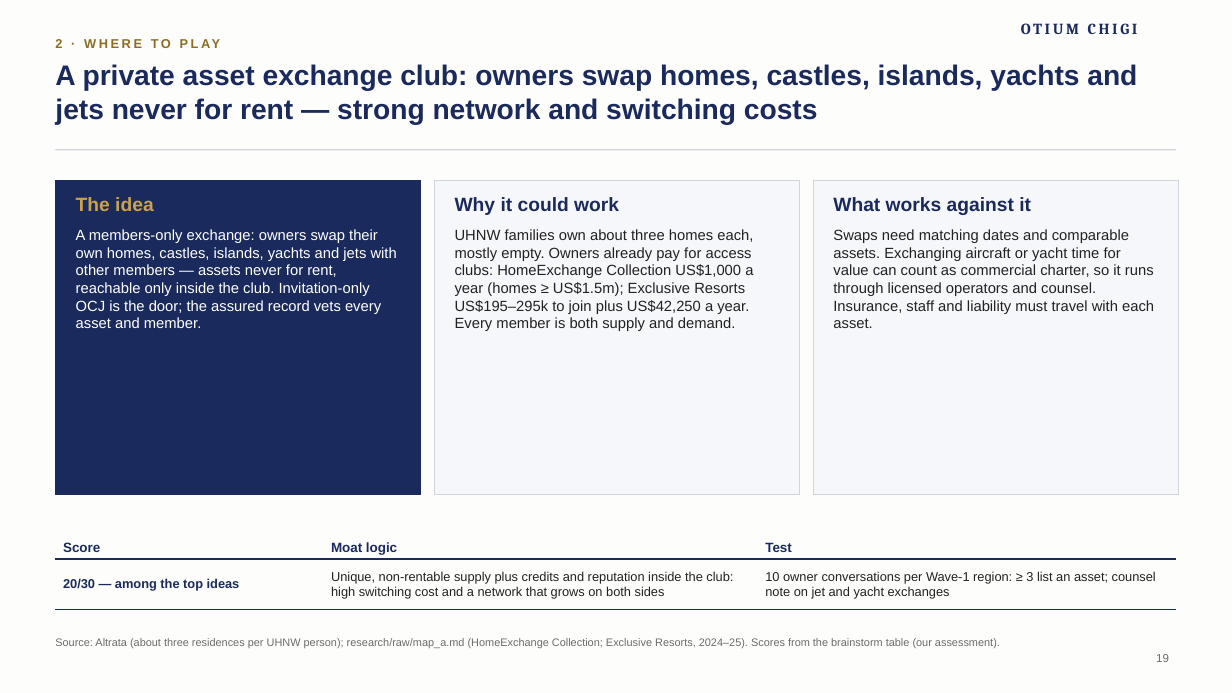
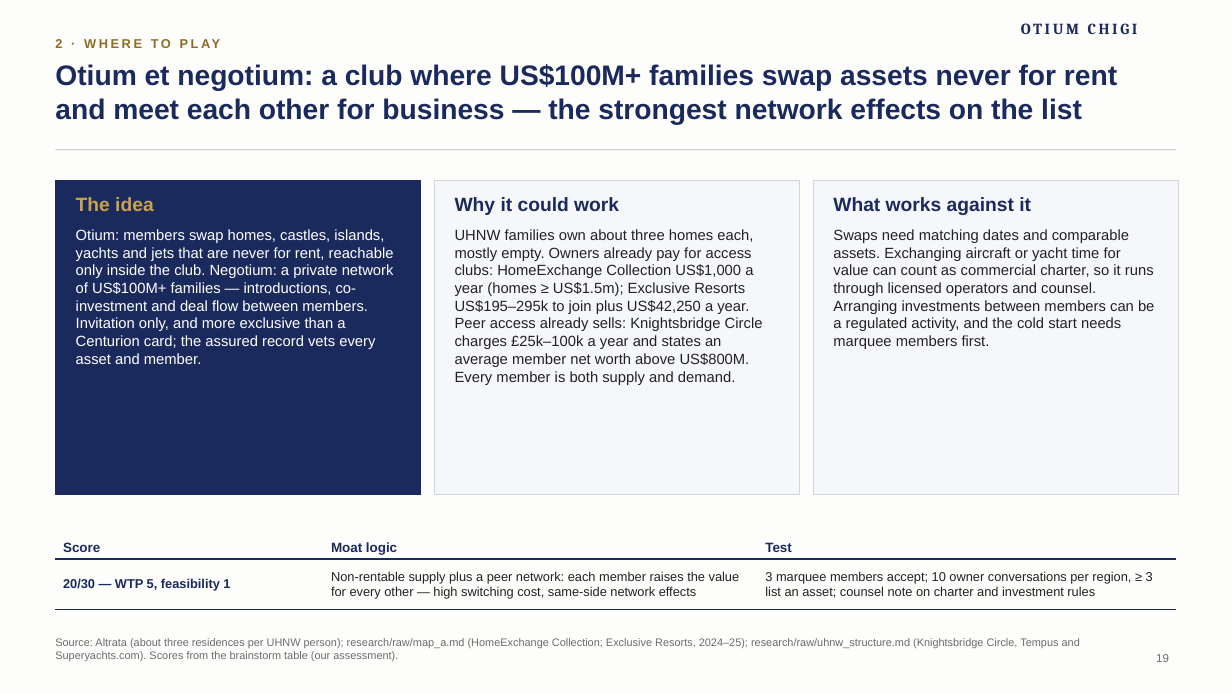
Before and after one commit to algarcalebe-web/legendary-bassoon, a slide deck: slide 19 of deck/Otium_Chigi_Journeys_Strategy_Deck.pptx. Drawn at 1232x693 pixels with LibreOffice and Linux fonts; fonts in the diff are those of the drawing; background and template pictures are left out. Boxes give left, top, right and bottom in pixels: in the first picture for what was removed or moved away, otherwise in the second. Text is boxed around its words. In the diff, an @@ line names an element or a change of style, - is before the commit and + after.

```diff
--- a/deck/Otium_Chigi_Journeys_Strategy_Deck.pptx
+++ b/deck/Otium_Chigi_Journeys_Strategy_Deck.pptx
@@ title at (55, 64, 1117, 125): text changed @@
-A private asset exchange club: owners swap homes, castles, islands, yachts and jets never for rent — strong network and switching costs
+Otium et negotium: a club where US$100M+ families swap assets never for rent and meet each other for business — the strongest network effects on the list
@@ text at (76, 229, 394, 364): text changed @@
-A members-only exchange: owners swap their own homes, castles, islands, yachts and jets with other members — assets never for rent, reachable only inside the club. Invitation-only OCJ is the door; the assured record vets every asset and member.
+Otium: members swap homes, castles, islands, yachts and jets that are never for rent, reachable only inside the club. Negotium: a private network of US$100M+ families — introductions, co-investment and deal flow between members. Invitation only, and more exclusive than a Centurion card; the assured record vets every asset and member.
@@ text at (455, 229, 763, 385): text changed @@
-UHNW families own about three homes each, mostly empty. Owners already pay for access clubs: HomeExchange Collection US$1,000 a year (homes ≥ US$1.5m); Exclusive Resorts US$195–295k to join plus US$42,250 a year. Every member is both supply and demand.
+UHNW families own about three homes each, mostly empty. Owners already pay for access clubs: HomeExchange Collection US$1,000 a year (homes ≥ US$1.5m); Exclusive Resorts US$195–295k to join plus US$42,250 a year. Peer access already sells: Knightsbridge Circle charges £25k–100k a year and states an average member net worth above US$800M. Every member is both supply and demand.
@@ text at (833, 229, 1154, 349): text changed @@
-Swaps need matching dates and comparable assets. Exchanging aircraft or yacht time for value can count as commercial charter, so it runs through licensed operators and counsel. Insurance, staff and liability must travel with each asset.
+Swaps need matching dates and comparable assets. Exchanging aircraft or yacht time for value can count as commercial charter, so it runs through licensed operators and counsel. Arranging investments between members can be a regulated activity, and the cold start needs marquee members first.
@@ table at (55, 508, 1177, 602) @@
-row 2: 20/30 — among the top ideas | Unique, non-rentable supply plus credits and reputation inside the club: high switching cost and a network that grows on both sides | 10 owner conversations per Wave-1 region: ≥ 3 list an asset; counsel note on jet and yacht exchanges
+row 2: 20/30 — WTP 5, feasibility 1 | Non-rentable supply plus a peer network: each member raises the value for every other — high switching cost, same-side network effects | 3 marquee members accept; 10 owner conversations per region, ≥ 3 list an asset; counsel note on charter and investment rules
@@ text at (55, 638, 1080, 661): text changed @@
-Source: Altrata (about three residences per UHNW person); research/raw/map_a.md (HomeExchange Collection; Exclusive Resorts, 2024–25). Scores from the brainstorm table (our assessment).
+Source: Altrata (about three residences per UHNW person); research/raw/map_a.md (HomeExchange Collection; Exclusive Resorts, 2024–25); research/raw/uhnw_structure.md (Knightsbridge Circle, Tempus and Superyachts.com). Scores from the brainstorm table (our assessment).
```
Also in this commit, not shown: 3 other slides changed, 1 slide removed, 3 other files.
